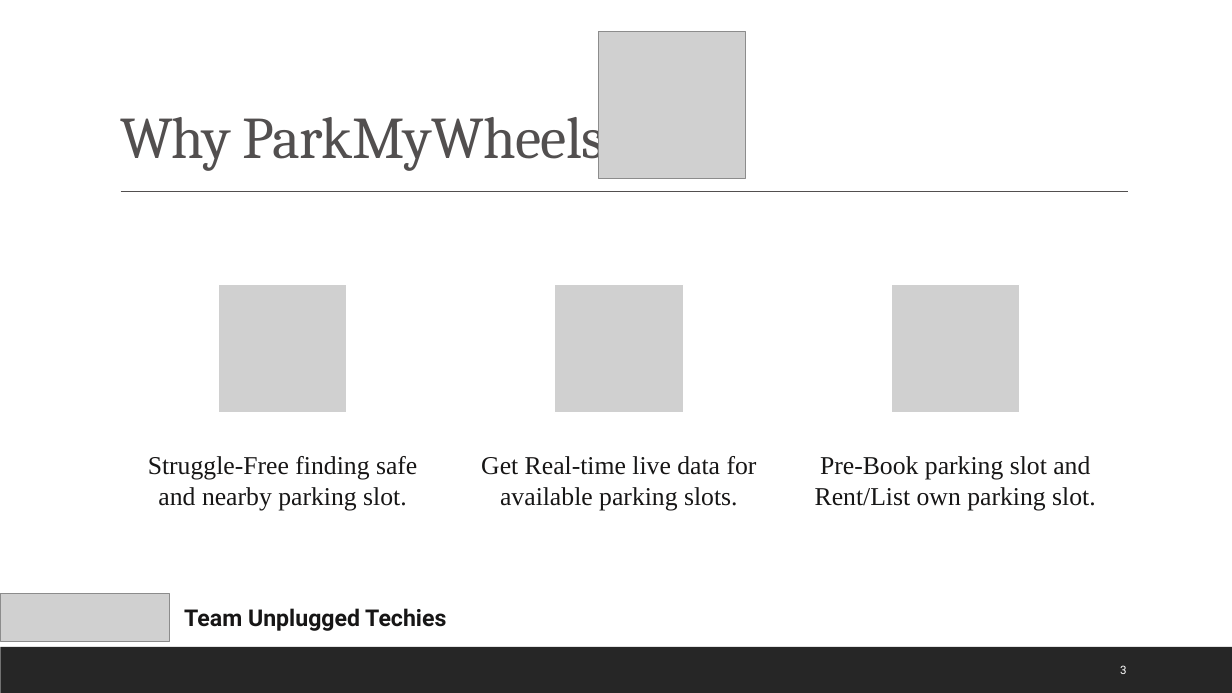
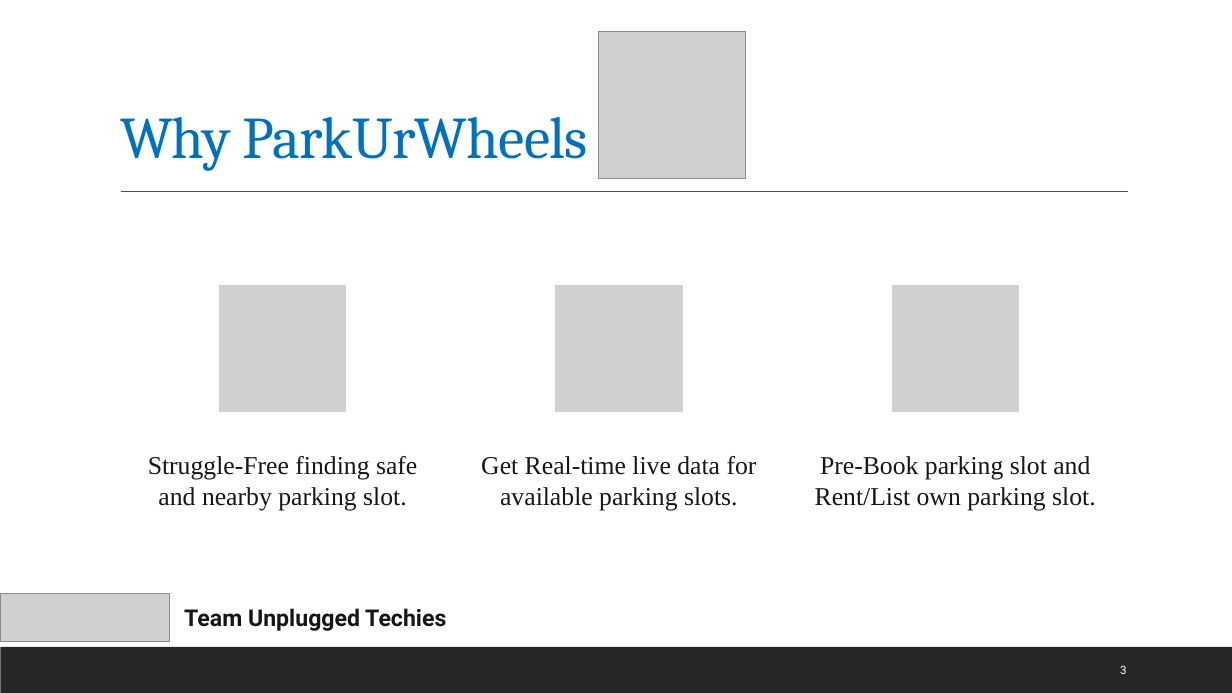
Before and after one commit to rajeshkanaka/parkurwheels, a slide deck: slide 3 of ParkUrWheels PPT.pptx. Drawn at 1232x693 pixels with LibreOffice and Linux fonts; fonts in the diff are those of the drawing; grey boxes stand for pictures. Boxes give left, top, right and bottom in pixels: in the first picture for what was removed or moved away, otherwise in the second. Text is boxed around its words. In the diff, an @@ line names an element or a change of style, - is before the commit and + after.

Commit message:
final ppt

```diff
--- a/ParkUrWheels PPT.pptx
+++ b/ParkUrWheels PPT.pptx
@@ title at <box>120,117,588,171</box>: text changed; text colour #524F4F to #0070C0 @@
-Why ParkMyWheels
+Why ParkUrWheels
```
Also in this commit, not shown: 6 other slides changed.
